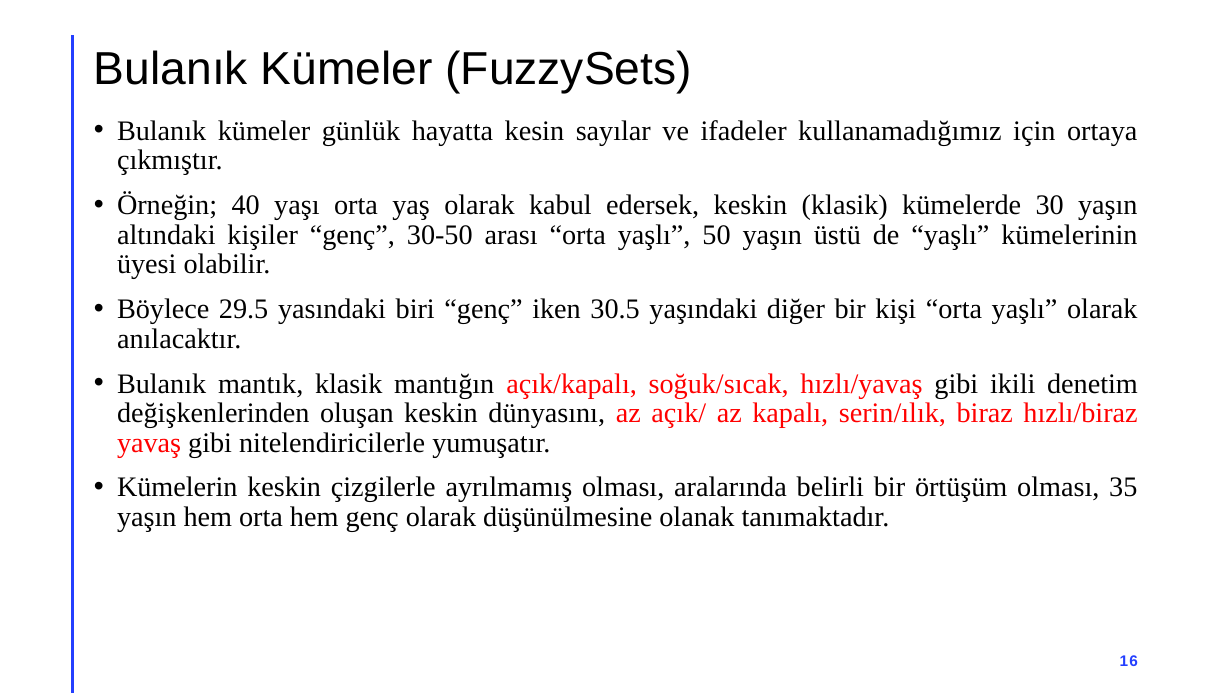
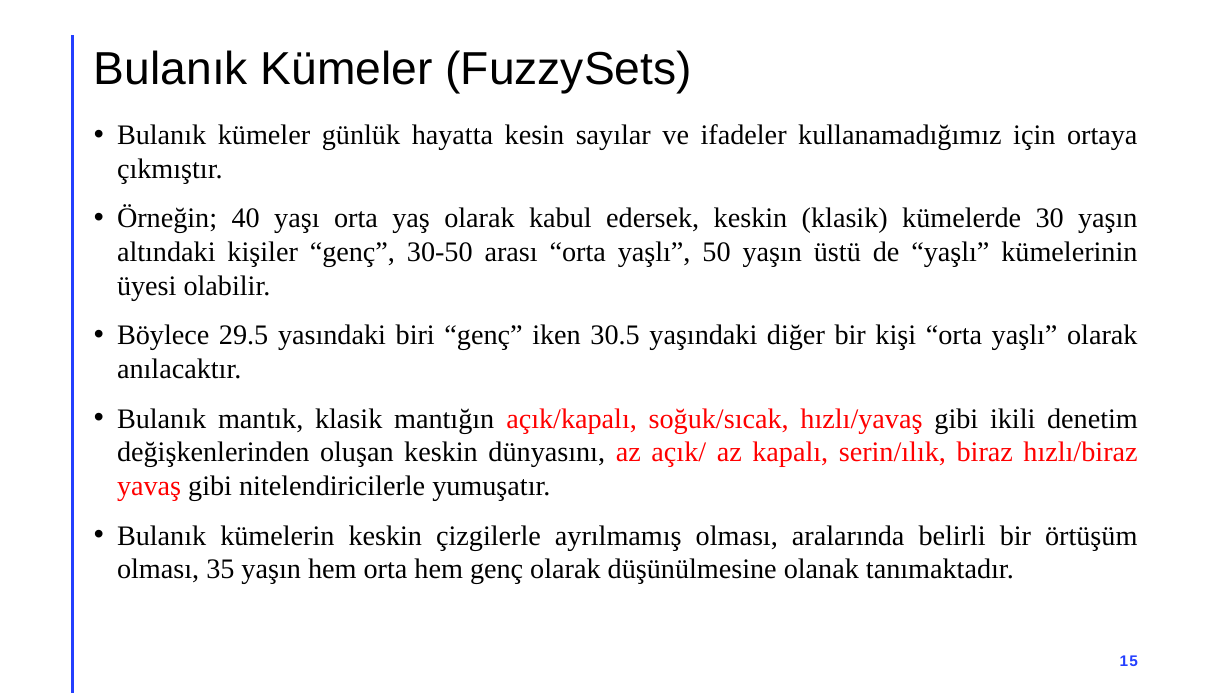
Before and after one commit to akaraci/Ileri-Bulanik-Mantik, a slide deck: slide 15 of Hafta-2.pptx (slide 16 before the commit). Drawn at 1232x693 pixels with LibreOffice and Linux fonts; fonts in the diff are those of the drawing. Boxes give left, top, right and bottom in pixels: in the first picture for what was removed or moved away, otherwise in the second. Text is boxed around its words. In the diff, an @@ line names an element or a change of style, - is before the commit and + after.

```diff
--- a/Hafta-2.pptx
+++ b/Hafta-2.pptx
@@ text at (x1=117, y1=124, x2=1138, y2=501): line spacing 23pt to 1 @@
@@ text at (x1=117, y1=525, x2=1137, y2=584): text changed @@
-• Kümelerin keskin çizgilerle ayrılmamış olması, aralarında belirli bir örtüşüm olması, 35 yaşın hem orta hem genç olarak düşünülmesine olanak tanımaktadır.
+• Bulanık kümelerin keskin çizgilerle ayrılmamış olması, aralarında belirli bir örtüşüm olması, 35 yaşın hem orta hem genç olarak düşünülmesine olanak tanımaktadır.
```
Also in this commit, not shown: 24 other slides changed, 1 slide removed, 2 other files.
